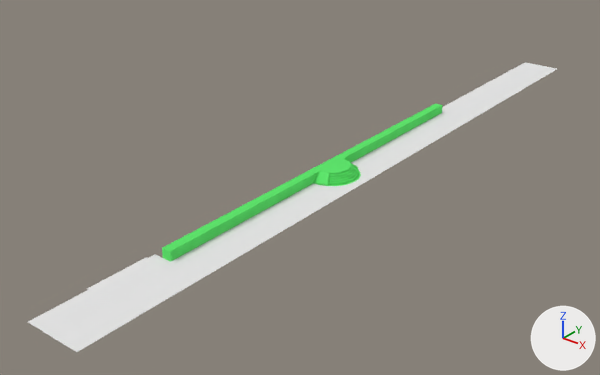
An edit to the Blender file auctionmansion/assets/units/pd2_mod_auction/mansion/aucman_exterior/aucman_exterior_1.blend, drawn before and after from the same camera.
Before and after are seen from a camera (50 mm lens) standing at (47.1, -41.1, 35.8) and looking at (-8.1, 27.9, -6.9). Arrows for +X, +Y and +Z are at lower right; the lights stay in place.

Objects in the first picture: 'g_grass', 'g_mortar', 'g_str_b'.
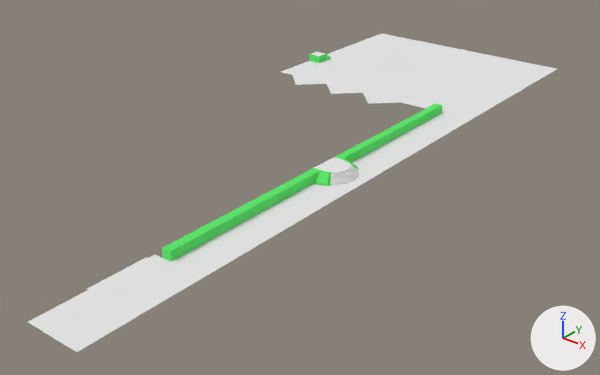
What changed in the scene script:
```text
Change me_g_grass:
    where me_g_grass.from_pydata(...)  # 22 vertices, 7 faces; spans x -2.0..3.8, y -13.0..72.0, z -1.0
    verts and faces of me_g_grass; kept vertices keep their numbers, new ones are numbered from 22
    me_g_grass part 1
    add verts[6] = (-4.0, 50.4, -1.0)  # moved, pixel (432, 96)
    add verts[8] = (-4.0, 46.0, -1.0)  # moved, pixel (414, 105)
    me_g_grass part 2
    add delete_vertices([18])  # with the faces that use them
    add verts[16] = (-4.0, 56.5, -1.0)  # moved, pixel (455, 84)
    add verts[22] = (-26.2, 55.7, -1.0)
    add verts[23] = (-26.2, 47.3, -1.0)  # pixel (285, 69)
    add verts[24] = (-26.2, 46.0, -1.0)  # pixel (280, 71)
    add for new, old in zip([25, 26, 27], [22, 23, 24]): verts[new] = verts[old] + (1.7, 0.0, 0.0)
    add verts[28] = (-8.0, 72.0, -1.0)  # pixel (482, 53)
    add verts[29] = (-24.5, 61.0, -1.0)  # pixel (351, 50)
    add verts[30] = (-26.2, 72.0, -1.0)  # pixel (381, 33)
    add verts[31] = (-8.0, 61.0, -1.0)  # pixel (445, 71)
    add faces += [(16, 17, 28), (20, 21, 28), (16, 28, 31), (28, 30, 29, 31), (17, 19, 28), (19, 20, 28)]
    add faces += [(22, 25, 29, 30), (23, 24, 27, 26)]
Change me_g_mortar:
    remove me_g_mortar.from_pydata(...)  # 354 vertices, 272 faces; spans x -1.0..3.1, y 0.0..46.0, z -1.0..0.0
    add me_g_mortar.from_pydata(...)  # 382 vertices, 231 faces; spans x -26.3..1.8, y 0.0..55.7, z -1.0..0.0
    me_g_mortar part 3: a new loose piece of 166 vertices spanning x -26.3..-24.5, y 52.7..55.7, z -1.0..0.0, in mat_mtl_mortar (its picture is missing)
    me_g_mortar part 4: 6 vertices moved from x 1.4..2.2, y 20.8..25.2, z -1.0..0.0 to x 1.0..1.8, y 20.5..25.5, z -1.0..0.0; 204 vertices removed from x 1.4..3.1, y 21.0..25.0, z -1.0..0.0; 66 vertices added at x -1.0..1.6, y 20.7..25.3, z -1.0..0.0
Add me_g_asphalt:
    me_g_asphalt.from_pydata([(-4.1, 56.3, -1.0), (-1.0, 56.3, -1.0), (-8.1, 60.8, -1.0), (-24.2, 47.5, -1.0), (-24.2, 60.8, -1.0), (-24.0, 46.0, -1.0), (-15.0, 43.0, -1.0), (-18.0, 46.0, -1.0), (-12.0, 46.0, -1.0), (-9.0, 43.0, -1.0), (-6.0, 46.0, -1.0), (-21.0, 43.0, -1.0), (-26.2, 52.5, -1.0), (-26.2, 47.5, -1.0), (-24.2, 52.5, -1.0), (-24.2, 46.0, -1.0), (-1.0, 50.6, -1.0), (-4.2, 46.0, -1.0), (-4.2, 50.6, -1.0)], [], [(16, 0, 2), (17, 18, 16, 2, 4, 14, 12, 13, 3, 15, 5, 11, 7, 6, 8, 9, 10), (16, 1, 0)])
    me_g_asphalt.materials.append(mat_mtl_asphalt)  # its picture is missing
Add ob_g_asphalt:
    ob_g_asphalt = bpy.data.objects.new('g_asphalt', me_g_asphalt)
    ob_g_asphalt.location = (0.0, 0.0, 0.0)
Add ob_g_brownmarble:
    ob_g_brownmarble = bpy.data.objects.new('g_brownmarble', me_g_brownmarble)  # 338 vertices, 254 faces; spans x -26.2..3.1, y 20.5..55.7, z -1.0..0.0; in mat_mtl_brownmarble (its picture is missing)
    ob_g_brownmarble.location = (0.0, 0.0, 0.0)
```

Changed parts and their boxes (x1, y1, x2, y2) in the pictures (600 x 375 px; the box of a moved part takes in the faces that stretch with it):
'g_grass', reshaped (11% taller): before (28, 62, 556, 335); after (28, 33, 556, 335)
'g_asphalt', added: after (288, 51, 473, 105)
'g_mortar', reshaped (31% taller): before (162, 103, 443, 261); after (162, 53, 443, 261)
'g_brownmarble', added: after (311, 52, 361, 186)
part 1 of me_g_grass, moved or reshaped: before (442, 102, 464, 113); after (415, 97, 464, 113)
part 2 of me_g_grass, built on: before (475, 62, 528, 91); after (281, 33, 528, 91)
part 3 of me_g_mortar, added: after (309, 53, 331, 63)
part 4 of me_g_mortar, cut back: before (312, 156, 361, 186); after (312, 156, 358, 186)
